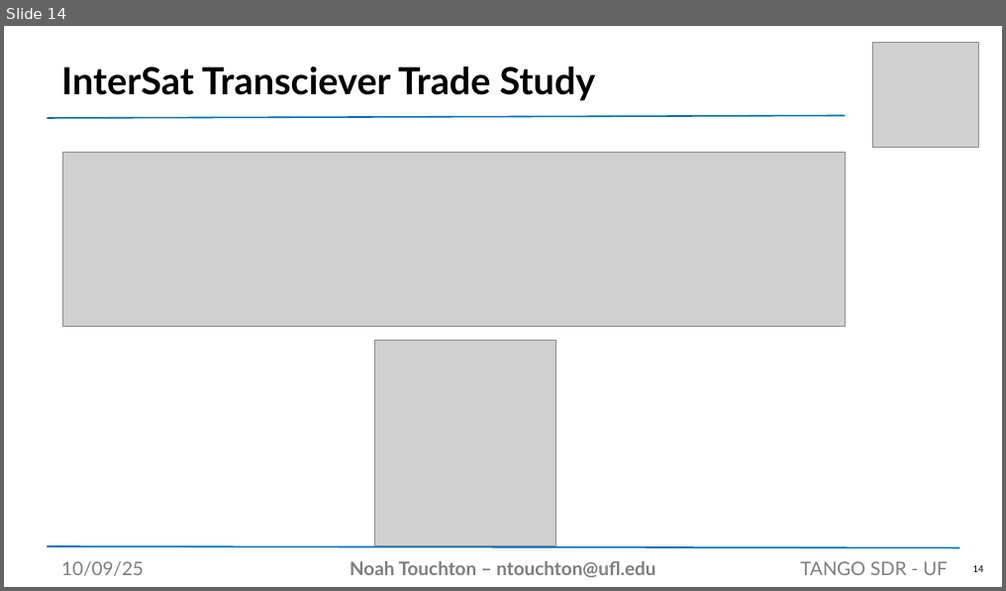
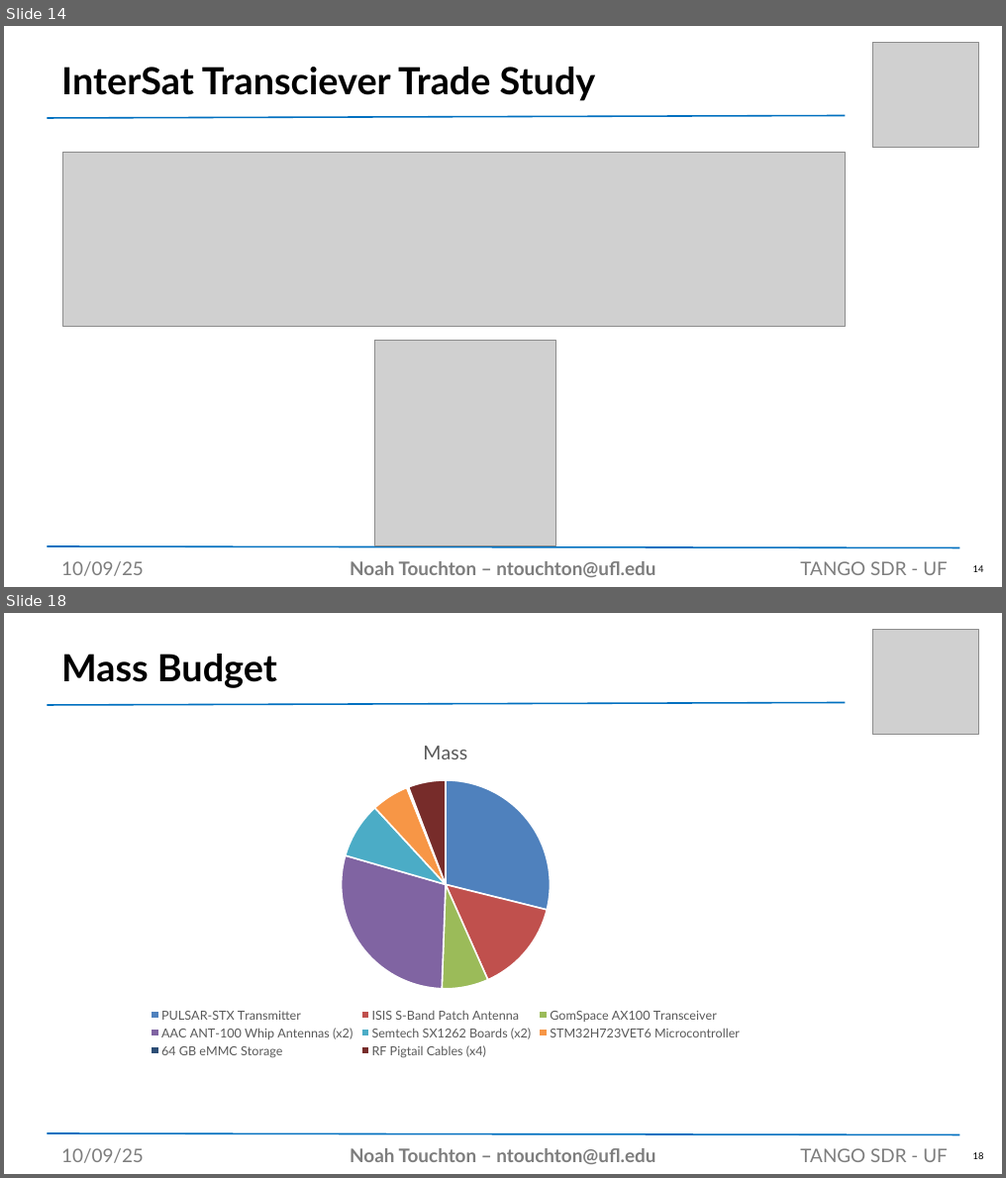
Before and after one commit to noahtouchton/School, a slide deck: Fall 2025/Aero Design 1/PowerPoint/SDR Presentation Template.pptx. Shown one above the other, each under a label of ours: slide 14 before the commit, slides 14 and 18 after it; the slides between them are not shown. The pictures are 1006x591 and 1006x1178 pixels, drawn with LibreOffice and Linux fonts; fonts in the diff are those of the drawing; grey boxes stand for pictures. Boxes give left, top, right and bottom in pixels: in the first picture for what was removed or moved away, otherwise in the second. Text is boxed around its words. In the diff, an @@ line names an element or a change of style, - is before the commit and + after.

```diff
--- a/Fall 2025/Aero Design 1/PowerPoint/SDR Presentation Template.pptx
+++ b/Fall 2025/Aero Design 1/PowerPoint/SDR Presentation Template.pptx
@@ slide 18 added at bbox=[4, 613, 1002, 1174], background #FFFFFF @@
@@ picture added at bbox=[872, 629, 979, 735] @@
@@ title added at bbox=[61, 654, 277, 688], 36 pt, text #000000, bold @@
+Mass Budget
@@ pie chart added at bbox=[47, 725, 845, 1061] @@
+title "Mass"
+categories: PULSAR-STX Transmitter, ISIS S-Band Patch Antenna, GomSpace AX100 Transceiver, AAC ANT-100 Whip Antennas (x2), Semtech SX1262 Boards (x2), STM32H723VET6 Microcontroller, 64 GB eMMC Storage, RF Pigtail Cables (x4)
+Mass: 29, 14, 7, 29, 9, 6, 0, 6
@@ line added from (48, 705) to (846, 703), #0070C0 1.5 pt @@
@@ line added from (48, 1134) to (960, 1136), #0070C0 1.5 pt @@
@@ text added at bbox=[61, 1149, 144, 1163], 18 pt, text #7D7D7D @@
+10/09/25
@@ text added at bbox=[350, 1149, 655, 1164], 18 pt, text #7D7D7D, bold @@
+Noah Touchton – ntouchton@ufl.edu
@@ text added at bbox=[800, 1149, 947, 1162], 18 pt, text #7D7D7D @@
+TANGO SDR - UF
@@ page number added at bbox=[973, 1153, 984, 1159], 9 pt, text #000000 @@
+18
```
Also in this commit, not shown: 6 slides changed, 18 other slides added, 2 slides removed, 5 other files.
